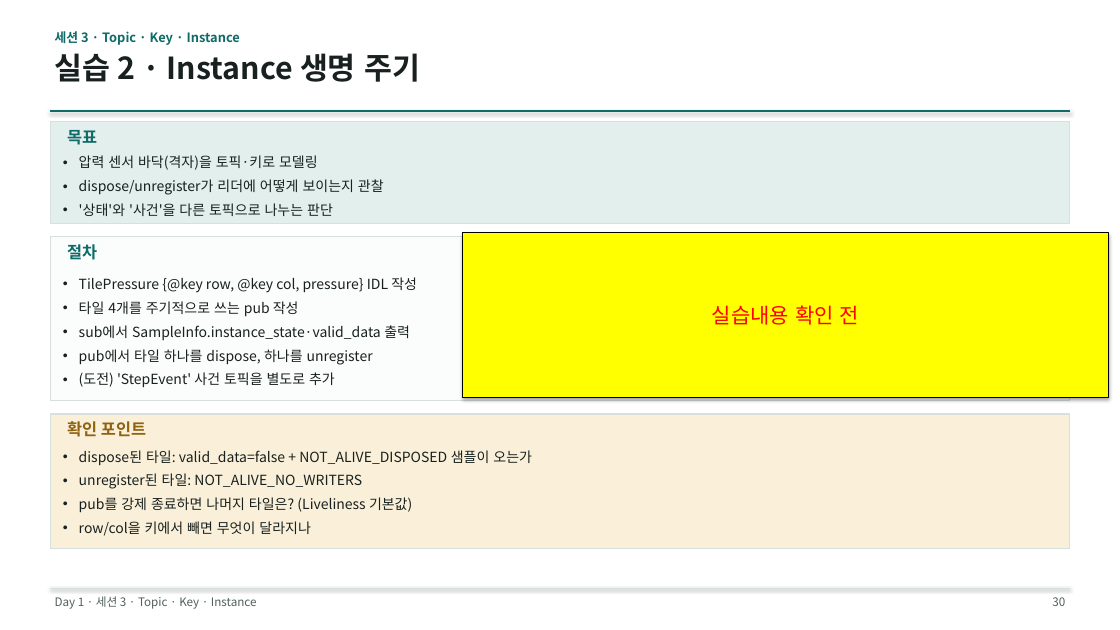
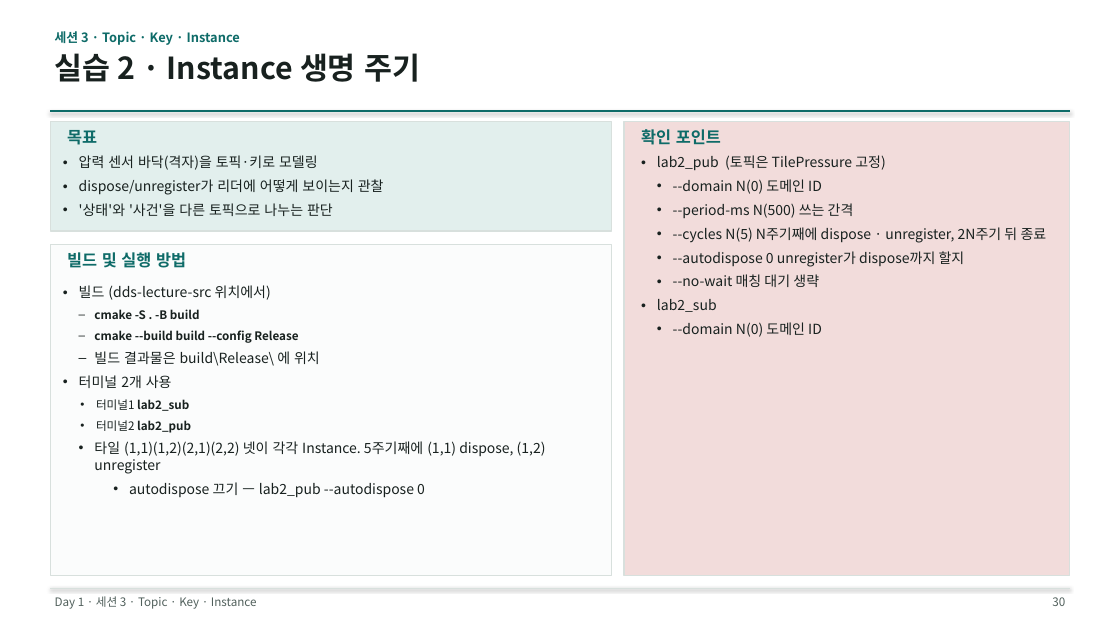
Before and after one commit to IntellectusCorp/int2DDS-lecture, a slide deck: slide 27 of int2dds-lecture.pptx. Drawn at 1120x630 pixels with LibreOffice and Linux fonts; fonts in the diff are those of the drawing. Boxes give left, top, right and bottom in pixels: in the first picture for what was removed or moved away, otherwise in the second. Text is boxed around its words. In the diff, an @@ line names an element or a change of style, - is before the commit and + after.

```diff
--- a/int2dds-lecture.pptx
+++ b/int2dds-lecture.pptx
@@ rectangle: place and size @@
-rectangle at bbox=[50, 122, 1070, 223]
+rectangle at bbox=[50, 122, 612, 231]
@@ rectangle added at bbox=[624, 122, 1070, 576], fill #F2DCDB, outline #D8E0DD 1 pt @@
@@ text "확인 포인트": place and size @@
-text "확인 포인트" at bbox=[67, 421, 146, 437]
+text "확인 포인트" at bbox=[641, 129, 721, 145]
@@ text "확인 포인트" at bbox=[641, 129, 721, 145]: text colour #8F6210 to #0E6B68 @@
@@ text added at bbox=[657, 155, 1047, 337], 12 pt, text #18211F @@
+• lab2_pub (토픽은 TilePressure 고정)
+• --domain N(0) 도메인 ID
+• --period-ms N(500) 쓰는 간격
+• --cycles N(5) N주기째에 dispose · unregister, 2N주기 뒤 종료
+• --autodispose 0 unregister가 dispose까지 할지
+• --no-wait 매칭 대기 생략
+• lab2_sub
+• --domain N(0) 도메인 ID
@@ rectangle removed at bbox=[462, 233, 1108, 397] @@
-실습내용 확인 전
@@ rectangle: place and size @@
-rectangle at bbox=[50, 237, 1070, 401]
+rectangle at bbox=[50, 245, 612, 576]
@@ text at bbox=[67, 252, 186, 268]: text changed @@
-절차
+빌드 및 실행 방법
@@ text at bbox=[79, 285, 546, 498]: text changed @@
-• TilePressure {@key row, @key col, pressure} IDL 작성
-• 타일 4개를 주기적으로 쓰는 pub 작성
-• sub에서 SampleInfo.instance_state·valid_data 출력
-• pub에서 타일 하나를 dispose, 하나를 unregister
-• (도전) 'StepEvent' 사건 토픽을 별도로 추가
+• 빌드 (dds-lecture-src 위치에서)
+– cmake -S . -B build
+– cmake --build build --config Release
+– 빌드 결과물은 build\Release\ 에 위치
+• 터미널 2개 사용
+  • 터미널1 lab2_sub
+  • 터미널2 lab2_pub
+• 타일 (1,1)(1,2)(2,1)(2,2) 넷이 각각 Instance. 5주기째에 (1,1) dispose, (1,2) unregister
+• autodispose 끄기 — lab2_pub --autodispose 0
@@ rectangle removed at bbox=[50, 414, 1070, 549] @@
@@ text removed at bbox=[79, 450, 532, 536] @@
-• dispose된 타일: valid_data=false + NOT_ALIVE_DISPOSED 샘플이 오는가
-• unregister된 타일: NOT_ALIVE_NO_WRITERS
-• pub를 강제 종료하면 나머지 타일은? (Liveliness 기본값)
-• row/col을 키에서 빼면 무엇이 달라지나
```
Also in this commit, not shown: 14 other slides changed, 6 slides added, 5 slides removed.
